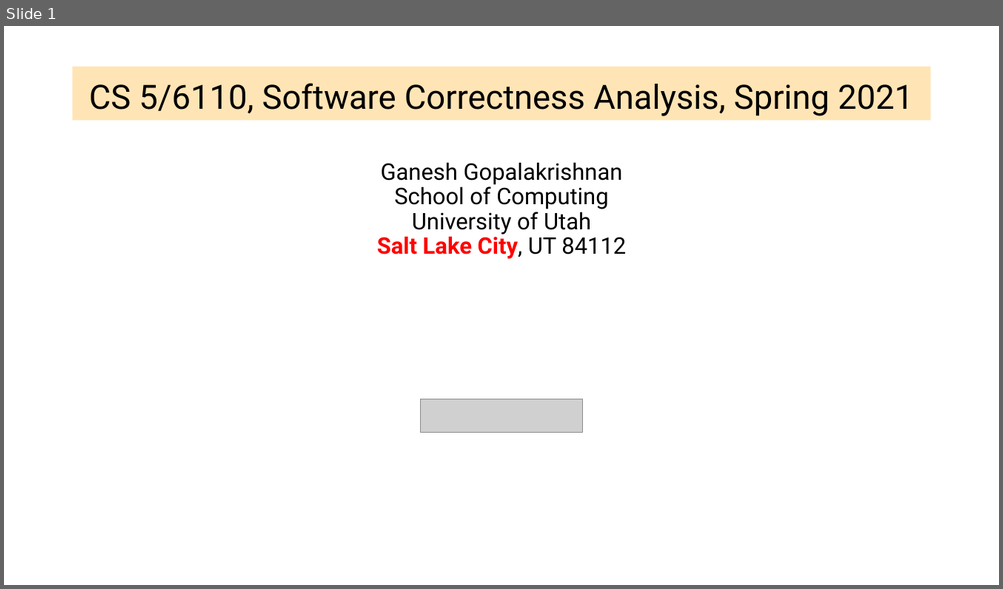
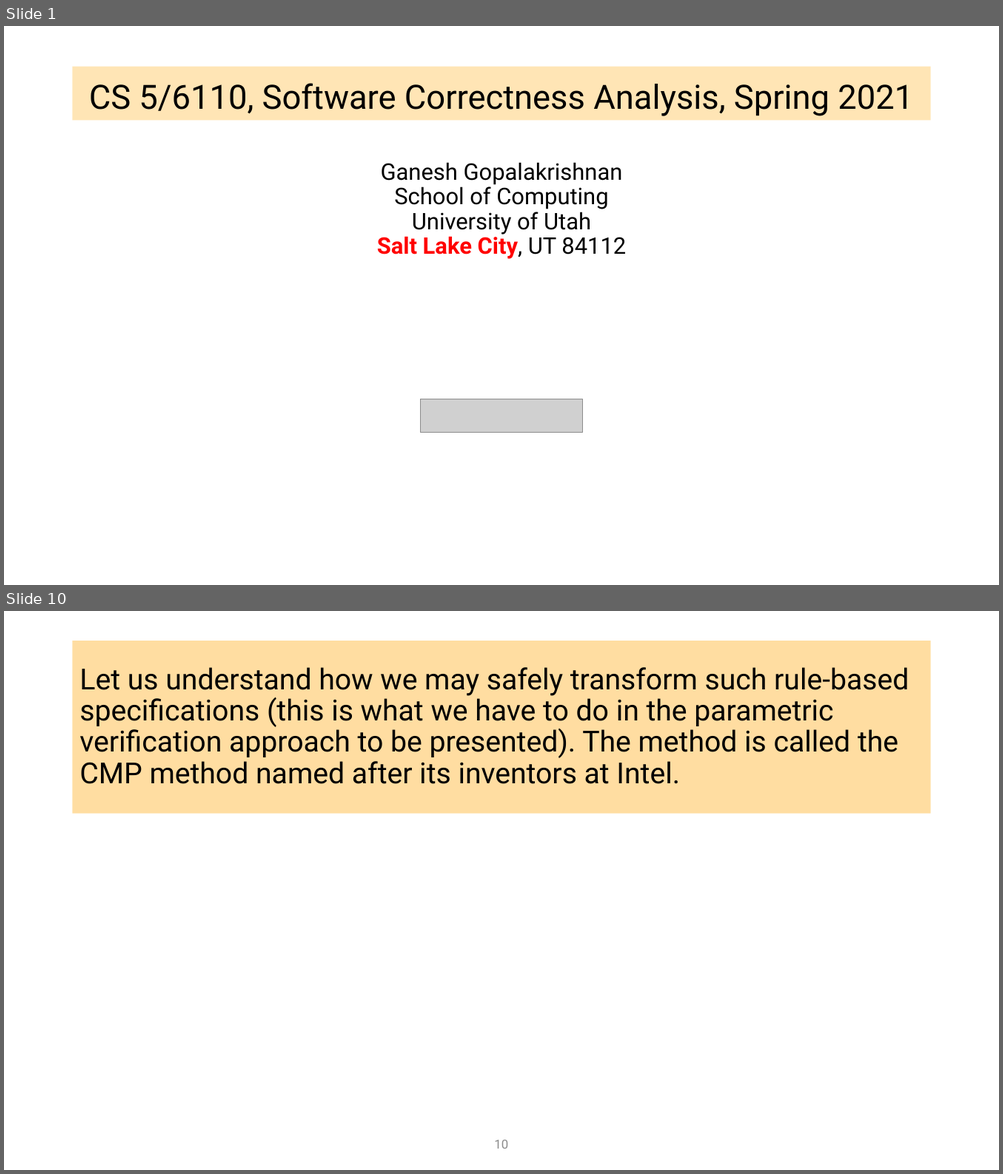
Before and after one commit to ganeshutah/cs6110s22, a slide deck: Lec19/Lec19.pptx. Shown one above the other, each under a label of ours: slide 1 before the commit, slides 1 and 10 after it; the slides between them are not shown. The pictures are 1003x589 and 1003x1174 pixels, drawn with LibreOffice and Linux fonts; fonts in the diff are those of the drawing; grey boxes stand for pictures. Boxes give left, top, right and bottom in pixels: in the first picture for what was removed or moved away, otherwise in the second. Text is boxed around its words. In the diff, an @@ line names an element or a change of style, - is before the commit and + after.

```diff
--- a/Lec19/Lec19.pptx
+++ b/Lec19/Lec19.pptx
@@ slide 10 added at (4,611,999,1170), background #FFFFFF @@
@@ title added at (73,641,930,814), fill #FFBD47 at 51% opacity, 28 pt, text #000000 @@
+Let us understand how we may safely transform such rule-based specifications (this is what we have to do in the parametric verification approach to be presented). The method is called the CMP method named after its inventors at Intel.
@@ page number added at (494,1140,508,1149), 12 pt, text #8C8C8C @@
+10
```
Also in this commit, not shown: 1 slide changed, 35 other slides added, 10 slides removed.
